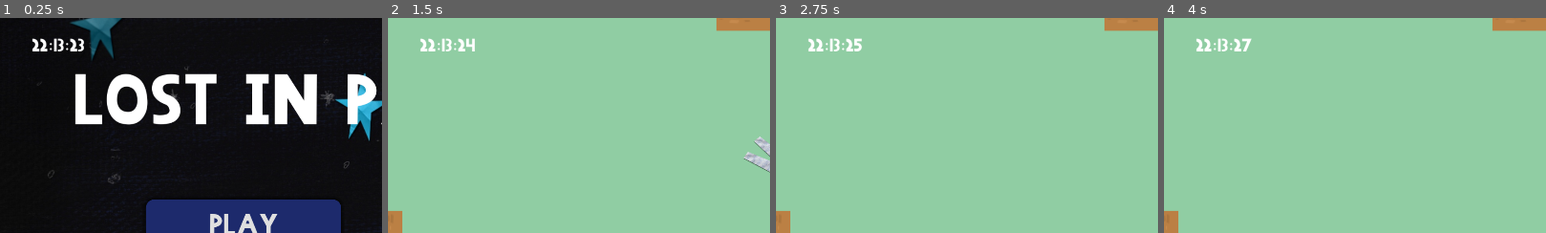
Above: before the commit, frames 1-4 (left to right).
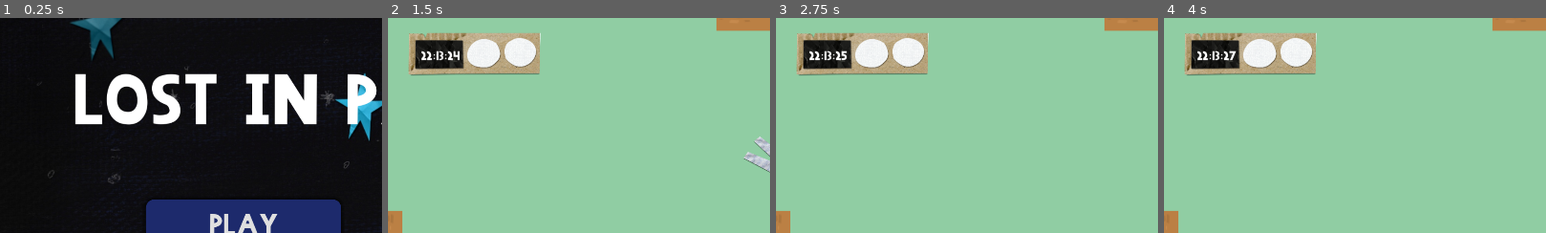
Above: after the commit, the same moments.

Repository: ZaninAndrea/shovel-jam-25
Game: Godot game, scene res://scenes/menu/main_menu.tscn
Two runs of this game, one before a commit and one after it. Both use one fixed random seed, a clock stepped at 60 frames per second and the inputs below.
Inputs:
- Up to frame 1 (0.25 s): no input
- Up to frame 2 (1.5 s): click "PLAY" at 0.5 s; tap Enter at 1.25 s; hold Right (ui_right) from 1.28 s (still down); hold E (push) from 1.28 s (still down)
- Up to frame 3 (2.75 s): release Right (ui_right) at 2.03 s; release E (push) at 2.03 s; hold Down (ui_down) from 2.03 s (still down); tap 1 (select_slot_1) at 2.1 s
- Up to frame 4 (4 s): release Down (ui_down) at 2.78 s; hold Right (ui_right) 2.78-3.53 s; hold E (push) 2.78-3.53 s; hold Up (ui_up) from 3.53 s (still down); tap 1 (select_slot_1) at 3.6 s
The pictures show only the part of the screen within x 0-50%, y 0-50%; the shares and areas given below are measured in that part.

The runs differ from the first frame. In frame 1, 0.5% of the frame differs, in the area x 8-22%, y 9-16%; in frame 2, 6.6%; in frame 3, 6.6%; in frame 4, 6.6%, in the area x 5-40%, y 7-27%.

Commit message:
Aggiunta UI per orologio e inventario

Diff:
--- a/scenes/menu/main_menu.tscn
+++ b/scenes/menu/main_menu.tscn
@@ -7,7 +7,6 @@
 [ext_resource type="Texture2D" uid="uid://b1oc6mmvt5jfg" path="res://assets/sprites/CON STELLE GRANDI_in loop.jpg" id="2_247la"]
 [ext_resource type="Script" uid="uid://c1rbrpkv46vxn" path="res://scenes/menu/main_menu.gd" id="4_xn6kt"]
 [ext_resource type="Texture2D" uid="uid://bs72jgr7r2ao1" path="res://assets/sprites/nave da applicare sopra a cielo per schermata iniziale.png" id="5_vovv2"]
-[ext_resource type="PackedScene" uid="uid://c7mespaw1x775" path="res://scenes/ui/clock/clock.tscn" id="7_isoef"]
 [ext_resource type="AudioStream" uid="uid://cckb80gi00ubh" path="res://assets/audio/calm-space-music-312291.mp3" id="8_qgo02"]
 
 [sub_resource type="StyleBoxEmpty" id="StyleBoxEmpty_kiqgm"]
@@ -106,13 +105,6 @@
 grow_vertical = 2
 texture = ExtResource("2_247la")
 
-[node name="Clock" parent="." instance=ExtResource("7_isoef")]
-layout_mode = 0
-offset_left = 80.0
-offset_top = 40.0
-offset_right = 182.0
-offset_bottom = 95.0
-
 [node name="AudioStreamPlayer" type="AudioStreamPlayer" parent="."]
 stream = ExtResource("8_qgo02")
 volume_db = -10.0
--- a/scenes/rooms/ship_with_time_travel/ShipWithTimeTravel.tscn
+++ b/scenes/rooms/ship_with_time_travel/ShipWithTimeTravel.tscn
@@ -1,9 +1,8 @@
-[gd_scene load_steps=12 format=3 uid="uid://1e2fft1obrw8"]
+[gd_scene load_steps=11 format=3 uid="uid://1e2fft1obrw8"]
 
 [ext_resource type="Script" uid="uid://bf6yffuuoi18m" path="res://scenes/rooms/ship_with_time_travel/ship_with_time_travel.gd" id="1_xxee6"]
 [ext_resource type="PackedScene" uid="uid://b73umic6cn61s" path="res://scenes/rooms/ship/Ship.tscn" id="2_naywl"]
 [ext_resource type="Shader" uid="uid://q8xnb4e8l5y3" path="res://scenes/rooms/ship_with_time_travel/time_travel_warp.gdshader" id="2_p1y4u"]
-[ext_resource type="PackedScene" uid="uid://c7mespaw1x775" path="res://scenes/ui/clock/clock.tscn" id="4_52plv"]
 [ext_resource type="AudioStream" uid="uid://cckb80gi00ubh" path="res://assets/audio/calm-space-music-312291.mp3" id="5_8o1ar"]
 
 [sub_resource type="ShaderMaterial" id="ShaderMaterial_52plv"]
@@ -117,12 +116,6 @@
 &"": SubResource("AnimationLibrary_5to18")
 }
 
-[node name="Clock" parent="." instance=ExtResource("4_52plv")]
-offset_left = 80.0
-offset_top = 40.0
-offset_right = 182.0
-offset_bottom = 95.0
-
 [node name="AudioStreamPlayer" type="AudioStreamPlayer" parent="."]
 stream = ExtResource("5_8o1ar")
 volume_db = -10.0
--- a/scenes/ui/inventory/InventoryUI.tscn
+++ b/scenes/ui/inventory/InventoryUI.tscn
@@ -1,21 +1,32 @@
-[gd_scene load_steps=2 format=3 uid="uid://djmxp0glt8f8u"]
+[gd_scene load_steps=4 format=3 uid="uid://djmxp0glt8f8u"]
 
 [ext_resource type="Script" uid="uid://bcige102n84l6" path="res://scenes/ui/inventory/inventory_ui.gd" id="1_vyf8a"]
+[ext_resource type="Texture2D" uid="uid://dyfv4hqyug8en" path="res://assets/sprites/ui/plancia oggetti - orologio.png" id="2_bxwwy"]
+[ext_resource type="PackedScene" uid="uid://c7mespaw1x775" path="res://scenes/ui/clock/clock.tscn" id="3_rqne3"]
 
 [node name="InventoryUI" type="Control"]
 layout_mode = 3
 anchors_preset = 0
 script = ExtResource("1_vyf8a")
 
+[node name="TextureRect" type="TextureRect" parent="."]
+layout_mode = 0
+offset_left = 52.0
+offset_top = 37.0
+offset_right = 1158.0
+offset_bottom = 402.0
+scale = Vector2(0.3, 0.3)
+texture = ExtResource("2_bxwwy")
+
 [node name="Slot1" type="TextureRect" parent="."]
 layout_mode = 1
 anchors_preset = 2
 anchor_top = 1.0
 anchor_bottom = 1.0
-offset_left = 69.0
-offset_top = 985.0
-offset_right = 129.0
-offset_bottom = 1045.0
+offset_left = 209.0
+offset_top = 60.0001
+offset_right = 269.0
+offset_bottom = 120.0
 grow_vertical = 0
 expand_mode = 3
 
@@ -24,9 +35,18 @@
 anchors_preset = 2
 anchor_top = 1.0
 anchor_bottom = 1.0
-offset_left = 151.0
-offset_top = 984.0
-offset_right = 211.0
-offset_bottom = 1044.0
+offset_left = 303.0
+offset_top = 58.0001
+offset_right = 363.0
+offset_bottom = 118.0
 grow_vertical = 0
 expand_mode = 3
+
+[node name="Clock" parent="." instance=ExtResource("3_rqne3")]
+layout_mode = 0
+offset_left = 83.0
+offset_top = 75.0001
+offset_right = 215.0
+offset_bottom = 125.0
+scale = Vector2(0.7, 0.7)
+text = "12:01:00"
Binary file added: assets/sprites/ui/plancia oggetti - orologio.png
Not shown, added: assets/sprites/ui/plancia oggetti - orologio.png.import
Not shown: 1 places in scenes/menu/main_menu.tscn that only renumber resources
